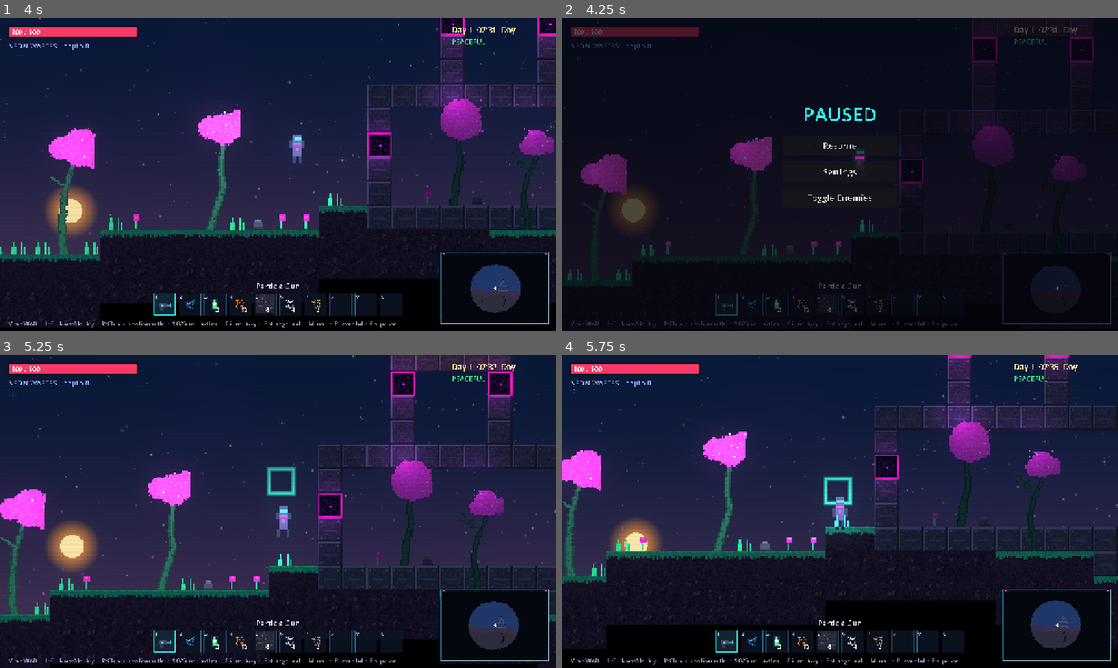
Above: before the commit, frames 1-4 (two rows, left to right).
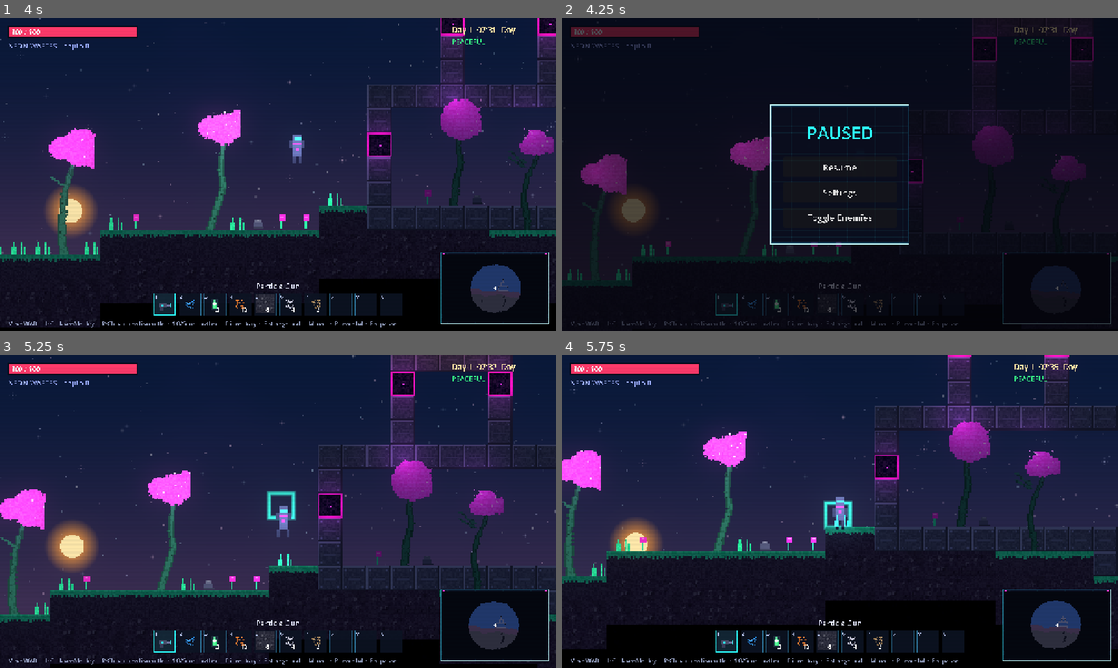
Above: after the commit, the same moments.

Repository: jaygriggsau/exocraft
Game: Godot game, scene res://scenes/Main.tscn
The game is run twice, just before and just after one commit, with the same random seed, the same clock (stepped at 60 frames per second) and the same inputs.
Inputs (mouse positions are in pixels of both pictures, inside the frame that each line leads up to):
- Up to frame 1 (4 s): tap Enter at 0.5 s; move the mouse to (400, 158) at 0.52 s; hold D (move_right) 0.53-1.25 s; hold F (interact) 0.53-1.25 s; click (400, 158) at 0.67 s; tap Space (jump) at 0.77, 3.77 s; drag from (166, 190) to (250, 237) at 1.27 s; move the mouse to (333, 105) at 2.02 s; hold A (move_left) 2.03-2.75 s; hold P (toggle_enemies) 2.03-2.75 s; click (333, 105) at 2.17 s; drag from (250, 237) to (111, 127) at 2.77 s; move the mouse to (444, 221) at 3.52 s; hold D (move_right) from 3.53 s (still down); tap 1 at 3.6 s; click (444, 221) at 3.67 s
- Up to frame 2 (4.25 s): keep holding D (move_right); tap Escape (pause) at 4.15 s
- Up to frame 3 (5.25 s): release D (move_right) at 4.25 s; drag from (111, 464) to (194, 433) at 4.27 s; click "Resume" at 5 s
- Up to frame 4 (5.75 s): no input

Frame 1 is identical in both runs. In frame 2, 1.5% of the frame differs, in the area x 37-63%, y 27-73%; in frame 3, 0.3%; in frame 4, 0.3%.

Commit message:
Add matching pause box; make fabricator recipes easier to read
Pause menu now uses the same cyberpunk neon-framed box (StyleBoxTexture) as the
other panels, with PAUSED and the buttons centred inside it.

Fabricator rows are redesigned for readability: each is a roomy two-line entry
with the output icon, a bold output name, and a clear ingredient line showing
have/need counts (e.g. '5/5 Alien Scrap  0/3 Slate'). The three recipe states
are colour-coded and stay legible: green = ready, amber = short on materials,
violet = requirement hint (needs station / tier). Widened the panel slightly to
fit the richer rows.

https://claude.ai/code/session_01Lbtdt6KHnYyPZuVhH3cTWJ

Diff:
--- a/scripts/ui/HUD.gd
+++ b/scripts/ui/HUD.gd
@@ -39,6 +39,7 @@
 var _vig_mat: ShaderMaterial
 var _pause_panel: Control
 var _pause_dim: ColorRect
+var _pause_box: Panel
 var _pause_title: Label
 var _pause_buttons := []
 var _settings_panel: Control
@@ -141,10 +142,12 @@
 	_vig.size = s
 	_scan.size = s
 	_pause_dim.size = s
-	_pause_title.size.x = s.x
-	_pause_title.position = Vector2(0, s.y / 2.0 - 170)
+	var pb := (s - _pause_box.size) / 2.0
+	_pause_box.position = pb
+	_pause_title.size.x = _pause_box.size.x
+	_pause_title.position = pb + Vector2(0, 36)
 	for j in _pause_buttons.size():
-		_pause_buttons[j].position = Vector2(s.x / 2.0 - 130, s.y / 2.0 - 90 + j * 60)
+		_pause_buttons[j].position = pb + Vector2((_pause_box.size.x - 260) / 2.0, 120 + j * 58)
 	if _settings_dim:
 		_settings_dim.size = s
 		_settings_box.position = (s - _settings_box.size) / 2.0
@@ -193,7 +196,7 @@
 	if _inv_panel.visible:
 		# recipe states depend on which station you're standing near, so refresh live
 		for row in _craft_rows:
-			_style_recipe(row.button, row.recipe)
+			_style_recipe(row)
 		if _open_pod and (Game.player == null or not is_instance_valid(_open_pod) \
 				or _open_pod.global_position.distance_to(Game.player.global_position) > World.STORAGE_RANGE):
 			_open_pod = null
@@ -554,7 +557,7 @@
 	_craft_panel = Control.new()
 	_craft_panel.visible = false
 	add_child_control(_craft_panel)
-	var w := 380
+	var w := 412
 	var h := 520
 	_craft_size = Vector2(w + 32, h + 60)
 	var bg := Panel.new()
@@ -574,25 +577,33 @@
 	_craft_panel.add_child(scroll)
 	var vbox := VBoxContainer.new()
 	vbox.custom_minimum_size = Vector2(w - 14, 0)
-	vbox.add_theme_constant_override("separation", 5)
+	vbox.add_theme_constant_override("separation", 6)
 	scroll.add_child(vbox)
 	for i in ItemDB.RECIPES.size():
 		var r: Recipe = ItemDB.RECIPES[i]
+		# each recipe is a roomy two-line row: icon + output name, then ingredients
 		var b := Button.new()
-		b.custom_minimum_size = Vector2(w - 16, 38)
-		b.add_theme_font_size_override("font_size", 13)
-		b.clip_text = true
+		b.custom_minimum_size = Vector2(w - 16, 54)
 		b.pressed.connect(_on_craft.bind(r))
 		vbox.add_child(b)
-		_craft_rows.append({"button": b, "recipe": r})
-
-func _recipe_text(r: Recipe) -> String:
-	var out := "%s x%d  <=  " % [r.output_item.display_name, r.output_quantity]
-	var parts := []
-	for inp in r.inputs:
-		if inp.item:
-			parts.append("%dx %s" % [inp.quantity, inp.item.display_name])
-	return out + ", ".join(parts)
+		var icon := TextureRect.new()
+		icon.texture = Art.item_icon(r.output_item.id)
+		icon.stretch_mode = TextureRect.STRETCH_KEEP_ASPECT_CENTERED
+		icon.position = Vector2(9, 9)
+		icon.size = Vector2(36, 36)
+		icon.mouse_filter = Control.MOUSE_FILTER_IGNORE
+		b.add_child(icon)
+		var name_lbl := _make_label("", 16)
+		name_lbl.position = Vector2(54, 6)
+		name_lbl.mouse_filter = Control.MOUSE_FILTER_IGNORE
+		b.add_child(name_lbl)
+		var ing_lbl := _make_label("", 12)
+		ing_lbl.position = Vector2(54, 31)
+		ing_lbl.size = Vector2(w - 70, 18)
+		ing_lbl.clip_text = true
+		ing_lbl.mouse_filter = Control.MOUSE_FILTER_IGNORE
+		b.add_child(ing_lbl)
+		_craft_rows.append({"button": b, "name": name_lbl, "ing": ing_lbl, "recipe": r})
 
 func _build_pod_panel() -> void:
 	_pod_panel = Control.new()
@@ -652,7 +663,11 @@
 	_pause_dim.color = Color(0.02, 0.02, 0.05, 0.7)
 	_pause_dim.position = Vector2.ZERO
 	_pause_panel.add_child(_pause_dim)
-	_pause_title = _make_label("PAUSED", 44)
+	_pause_box = Panel.new()                       # matching cyberpunk framed box
+	_pause_box.add_theme_stylebox_override("panel", _panel_sb())
+	_pause_box.size = Vector2(320, 320)
+	_pause_panel.add_child(_pause_box)
+	_pause_title = _make_label("PAUSED", 40)
 	_pause_title.modulate = Color("2dffff")
 	_pause_title.horizontal_alignment = HORIZONTAL_ALIGNMENT_CENTER
 	_pause_panel.add_child(_pause_title)
@@ -979,27 +994,46 @@
 	for i in Inventory.SIZE:
 		_fill_slot(_inv_slots[i], Game.inventory.slots[i], false)
 	for row in _craft_rows:
-		_style_recipe(row.button, row.recipe)
+		_style_recipe(row)
 	if _open_pod and is_instance_valid(_open_pod):
 		_refresh_pod()
 	var sid := Game.inventory.selected_id()
 	_sel_label.text = ItemDB.name_of(sid) if sid != "" else ""
 
-func _style_recipe(b: Button, r: Recipe) -> void:
-	# three visible states create the locked -> craftable reward arc
+func _style_recipe(row: Dictionary) -> void:
+	# three visible states create the locked -> craftable reward arc, while the
+	# row stays legible in every state (icon + bold name + clear ingredient line)
+	var r: Recipe = row.recipe
+	var b: Button = row.button
+	var nm: Label = row.name
+	var ing: Label = row.ing
+	nm.text = "%s  x%d" % [r.output_item.display_name, r.output_quantity] if r.output_quantity > 1 \
+		else r.output_item.display_name
+	var parts := []
+	for inp in r.inputs:
+		if inp.item:
+			var have: int = ItemDB.available_count(inp.item.id)
+			parts.append("%d/%d %s" % [mini(have, inp.quantity), inp.quantity, inp.item.display_name])
+	var ingredients := "    ".join(parts)
 	match ItemDB.recipe_state(r):
 		ItemDB.CRAFTABLE:
 			b.disabled = false
 			b.modulate = Color(1, 1, 1, 1)
-			b.text = _recipe_text(r)
+			nm.modulate = Color("eafffb")
+			ing.text = ingredients
+			ing.modulate = Color("7dffb0")          # green: ready to build
 		ItemDB.AVAILABLE:
 			b.disabled = true
-			b.modulate = Color(1, 1, 1, 0.85)
-			b.text = _recipe_text(r)
+			b.modulate = Color(1, 1, 1, 0.95)
+			nm.modulate = Color("cfe6ff")
+			ing.text = ingredients
+			ing.modulate = Color("ffb070")          # amber: short on materials
 		_:  # LOCKED
 			b.disabled = true
-			b.modulate = Color(0.55, 0.6, 0.72, 0.6)
-			b.text = "[" + ItemDB.lock_reason(r) + "]  " + _recipe_text(r)
+			b.modulate = Color(1, 1, 1, 0.95)
+			nm.modulate = Color(0.66, 0.72, 0.85)
+			ing.text = ItemDB.lock_reason(r)
+			ing.modulate = Color(0.74, 0.62, 0.92)  # violet: requirement hint
 
 func _fill_slot(s: Dictionary, stack, selected: bool) -> void:
 	s.panel.add_theme_stylebox_override("panel", _select_sb if selected else _normal_sb)
